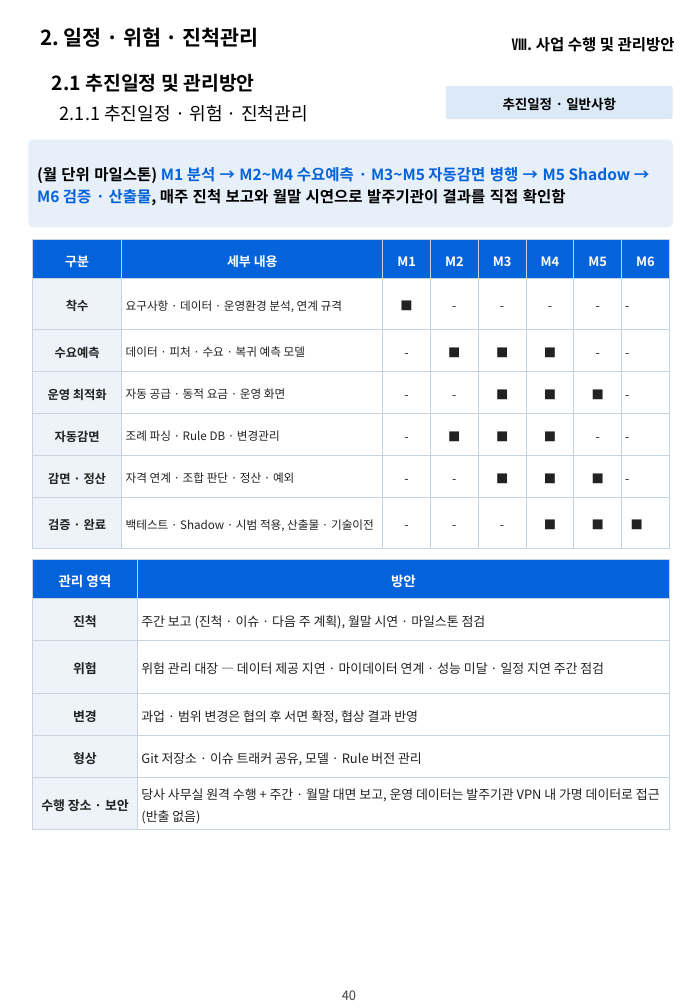
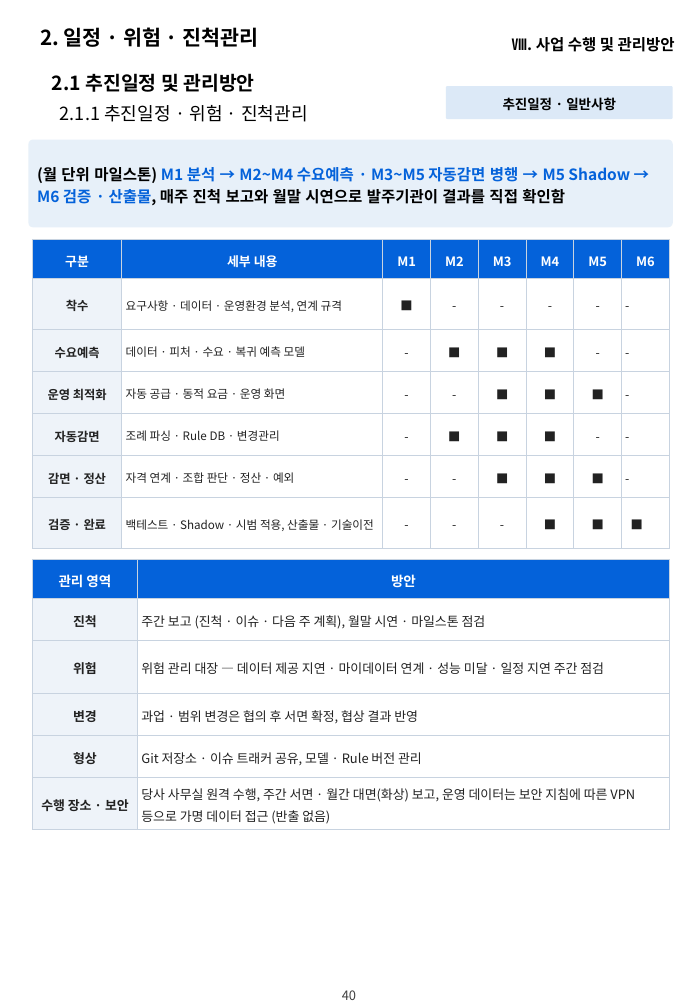
Before and after one commit to hwangsteeve-tech/hbjw, a slide deck: slide 40 of proposals/2026-11_dsit-parking-ai/dsit_proposal.pptx. Drawn at 698x1008 pixels with LibreOffice and Linux fonts; fonts in the diff are those of the drawing; background and template pictures are left out. Boxes give left, top, right and bottom in pixels: in the first picture for what was removed or moved away, otherwise in the second. Text is boxed around its words. In the diff, an @@ line names an element or a change of style, - is before the commit and + after.

```diff
--- a/proposals/2026-11_dsit-parking-ai/dsit_proposal.pptx
+++ b/proposals/2026-11_dsit-parking-ai/dsit_proposal.pptx
@@ table at [33, 560, 669, 830] @@
-row 6, column 2: 당사 사무실 원격 수행 + 주간 · 월말 대면 보고, 운영 데이터는 발주기관 VPN 내 가명 데이터로 접근 (반출 없음)
+row 6, column 2: 당사 사무실 원격 수행, 주간 서면 · 월간 대면(화상) 보고, 운영 데이터는 보안 지침에 따른 VPN 등으로 가명 데이터 접근 (반출 없음)
```
Also in this commit, not shown: 3 other slides changed, 6 other files.
